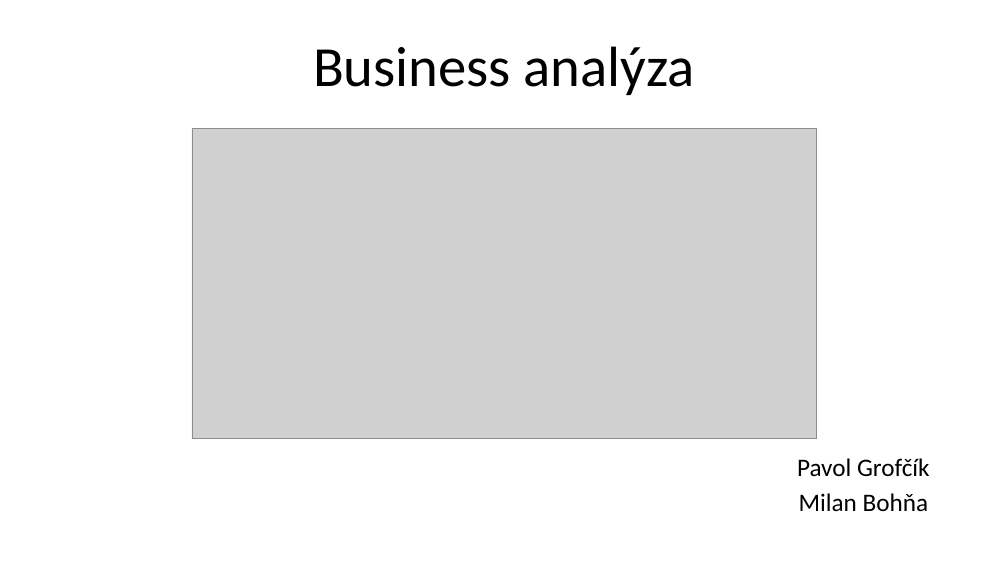
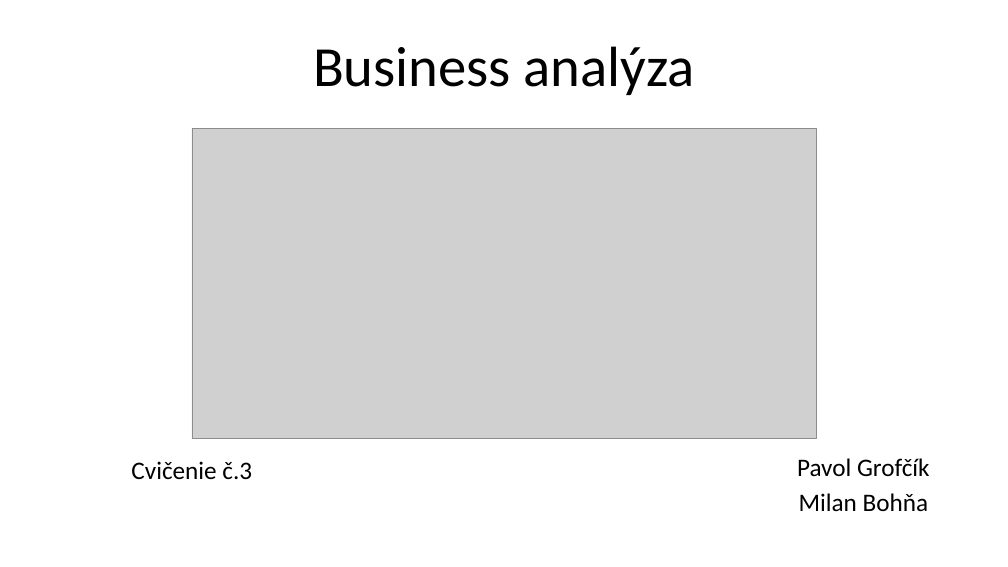
Before and after one commit to PavolGrofcik/PSI, a slide deck: slide 1 of PPT 3.pptx. Drawn at 1008x567 pixels with LibreOffice and Linux fonts; fonts in the diff are those of the drawing; grey boxes stand for pictures. Boxes give left, top, right and bottom in pixels: in the first picture for what was removed or moved away, otherwise in the second. Text is boxed around its words. In the diff, an @@ line names an element or a change of style, - is before the commit and + after.

```diff
--- a/PPT 3.pptx
+++ b/PPT 3.pptx
@@ text added at (131, 461, 252, 479), 24 pt, text #000000 @@
+Cvičenie č.3
```
Also in this commit, not shown: 3 other slides changed.
